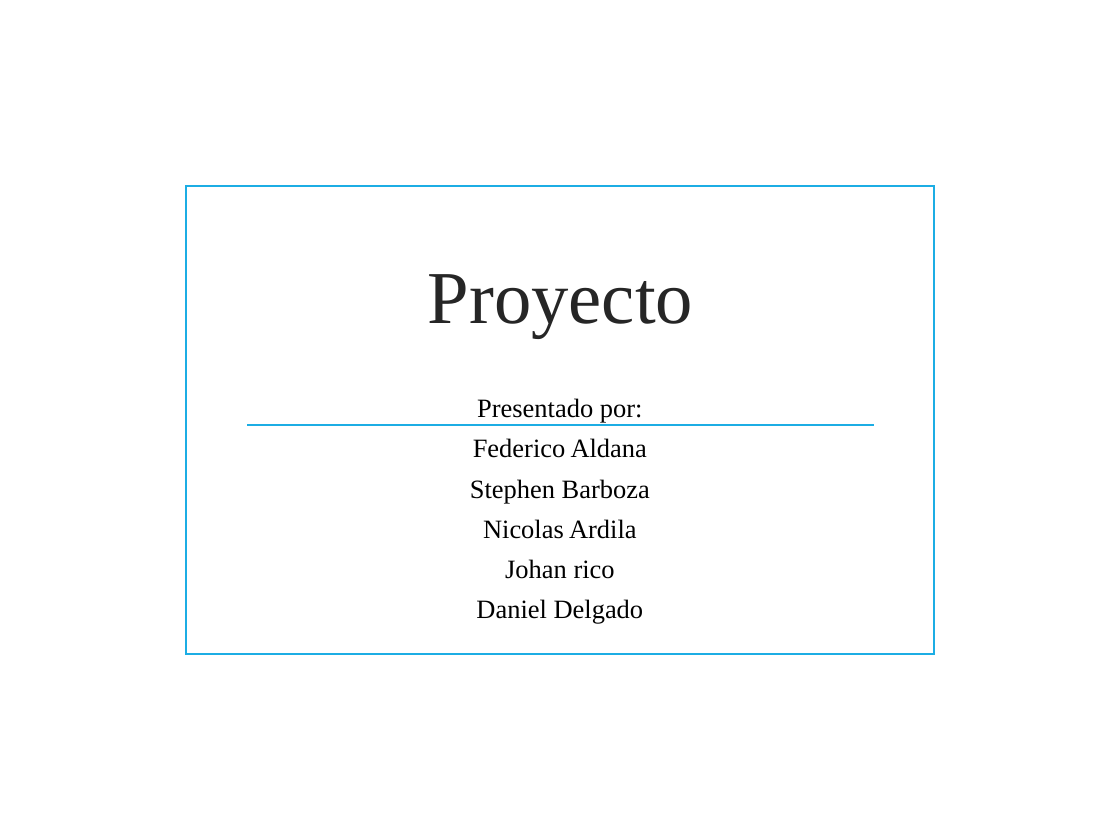
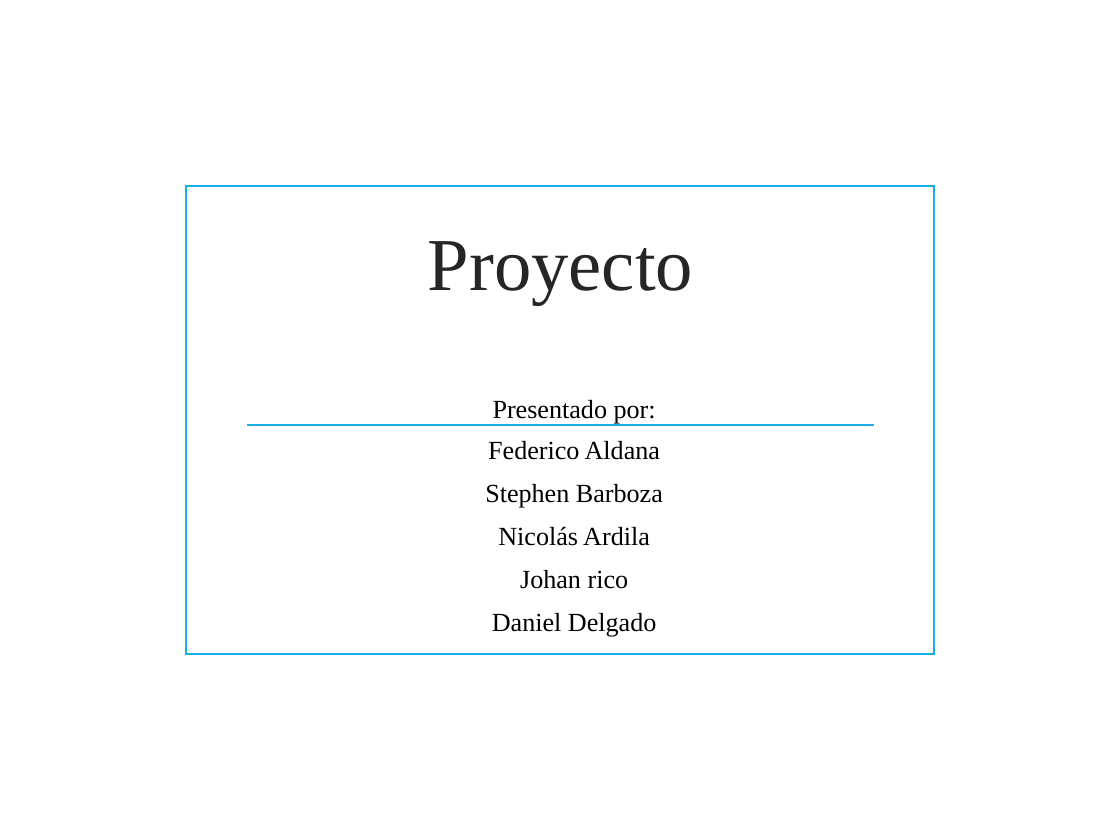
Before and after one commit to jackas779/proyecto, a slide deck: slide 2 of proyecto-4 (1).pptx (slide 1 before the commit). Drawn at 1120x840 pixels with LibreOffice and Linux fonts; fonts in the diff are those of the drawing; background and template pictures are left out. Boxes give left, top, right and bottom in pixels: in the first picture for what was removed or moved away, otherwise in the second. Text is boxed around its words. In the diff, an @@ line names an element or a change of style, - is before the commit and + after.

```diff
--- a/proyecto-4 (1).pptx
+++ b/proyecto-4 (1).pptx
@@ title "Proyecto": place and size @@
-title "Proyecto" at box(428, 274, 693, 338)
+title "Proyecto" at box(428, 241, 693, 305)
@@ subtitle "Presentado por:": place and size @@
-subtitle "Presentado por:" at box(470, 398, 650, 624)
+subtitle "Presentado por:" at box(485, 400, 663, 637)
@@ subtitle at box(485, 400, 663, 637): size 17 to 16.8 pt in "Presentado por:", "Federico Aldana", "Stephen Barboza", "Johan rico" and 1 more places; line spacing 0.8 to 0.6; line spacing 0.8 to 0.9 @@
@@ subtitle at box(498, 526, 650, 546): text changed; size 17 to 16.8 pt @@
-Nicolas Ardila
+Nicolás Ardila
```
Also in this commit, not shown: 10 other slides changed, 17 slides added, 8 slides removed.
